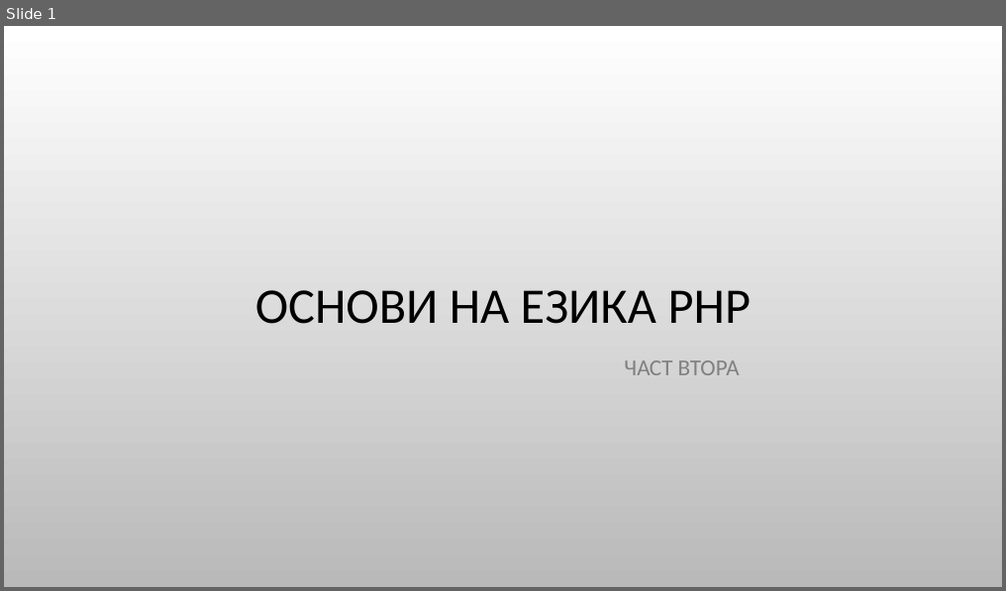
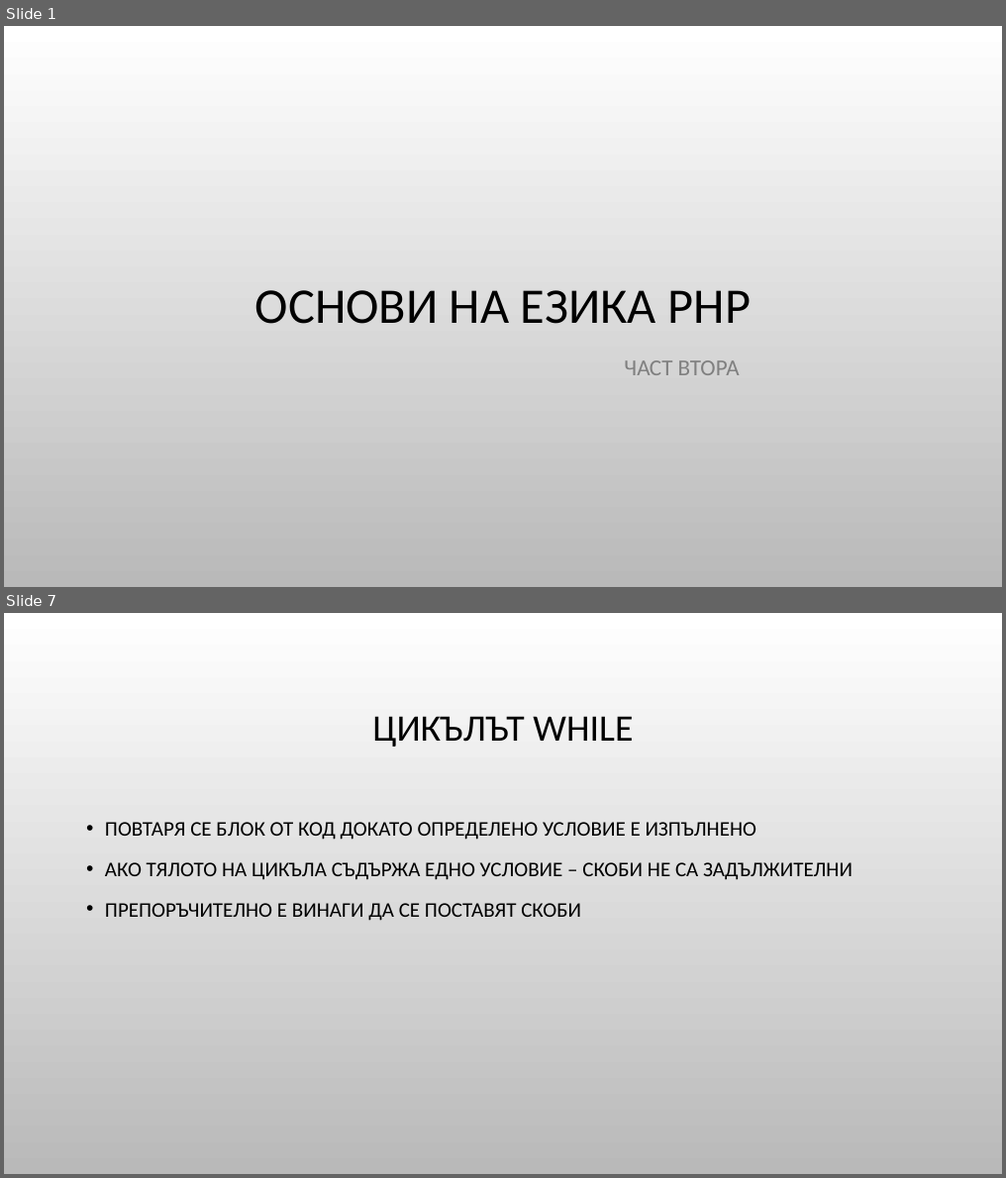
Before and after one commit to Bilyukov/php-mysql-course, a slide deck: 05.php-basics-2.pptx. Shown one above the other, each under a label of ours: slide 1 before the commit, slides 1 and 7 after it; the slides between them are not shown. The pictures are 1006x591 and 1006x1178 pixels, drawn with LibreOffice and Linux fonts; fonts in the diff are those of the drawing; background and template pictures are left out. Boxes give left, top, right and bottom in pixels: in the first picture for what was removed or moved away, otherwise in the second. Text is boxed around its words. In the diff, an @@ line names an element or a change of style, - is before the commit and + after.

```diff
--- a/05.php-basics-2.pptx
+++ b/05.php-basics-2.pptx
@@ slide 7 added at (4, 613, 1002, 1174), background picture (left out) @@
@@ title added at (372, 716, 633, 747), 36 pt, text #000000 @@
+ЦИКЪЛЪТ WHILE
@@ text added at (105, 822, 852, 921), 20 pt, text #000000 @@
+• ПОВТАРЯ СЕ БЛОК ОТ КОД ДОКАТО ОПРЕДЕЛЕНО УСЛОВИЕ Е ИЗПЪЛНЕНО
+• АКО ТЯЛОТО НА ЦИКЪЛА СЪДЪРЖА ЕДНО УСЛОВИЕ – СКОБИ НЕ СА ЗАДЪЛЖИТЕЛНИ
+• ПРЕПОРЪЧИТЕЛНО Е ВИНАГИ ДА СЕ ПОСТАВЯТ СКОБИ
```
Also in this commit, not shown: 21 other slides added, 11 other files.
